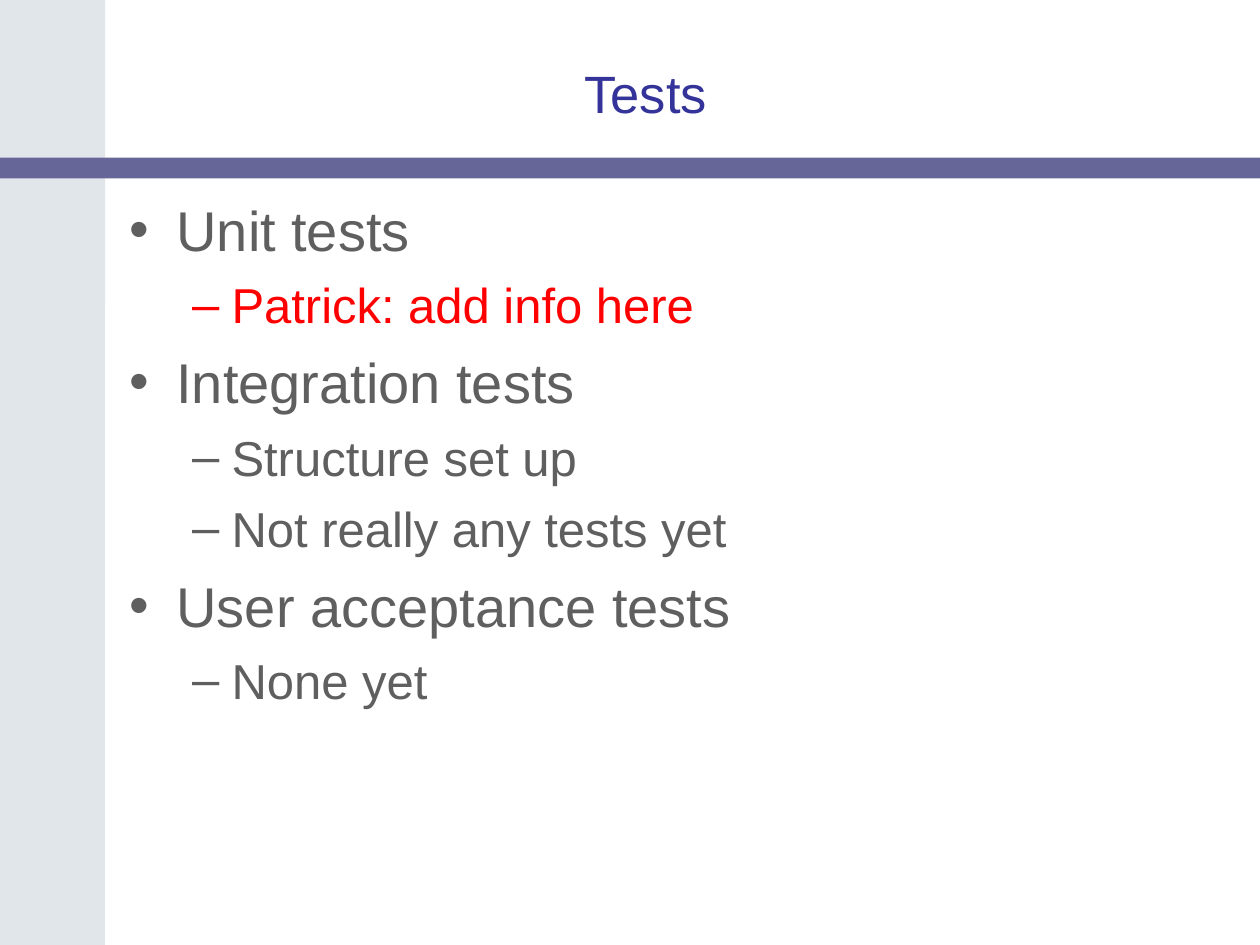
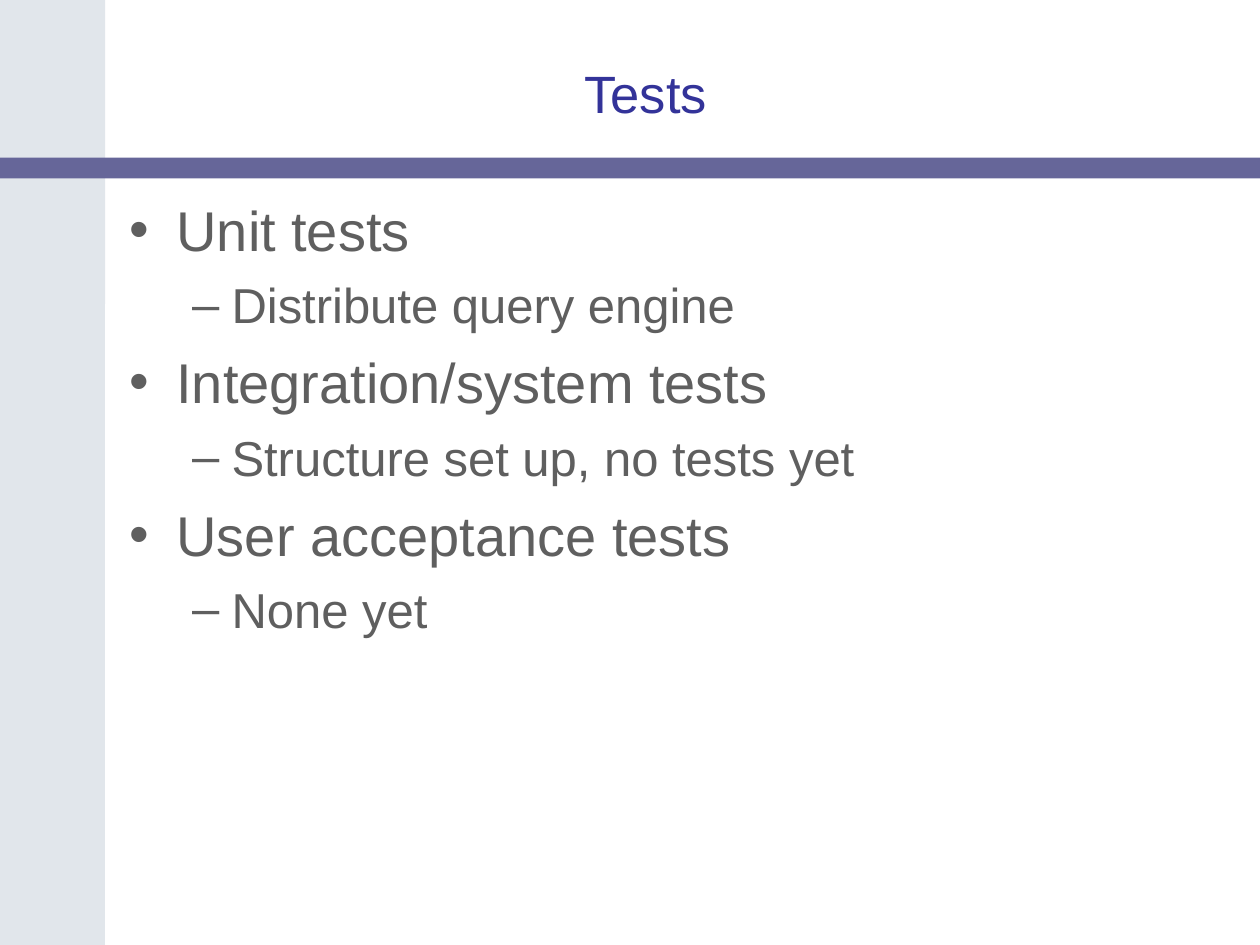
Before and after one commit to NCIP/catrip, a slide deck: slide 22 of catrip/documentation/presentations/catrip_alpha_demo_2006_08_11/catrip_alpha_demo_2006_08_11.ppt. Drawn at 1260x945 pixels with LibreOffice and Linux fonts; fonts in the diff are those of the drawing; background and template pictures are left out. Boxes give left, top, right and bottom in pixels: in the first picture for what was removed or moved away, otherwise in the second. Text is boxed around its words. In the diff, an @@ line names an element or a change of style, - is before the commit and + after.

```diff
--- a/catrip/documentation/presentations/catrip_alpha_demo_2006_08_11/catrip_alpha_demo_2006_08_11.ppt
+++ b/catrip/documentation/presentations/catrip_alpha_demo_2006_08_11/catrip_alpha_demo_2006_08_11.ppt
@@ text at [176,287,854,486]: text changed @@
-  – Patrick: add info here
-• Integration tests
-  – Structure set up
-  – Not really any tests yet
+  – Distribute query engine
+• Integration/system tests
+  – Structure set up, no tests yet
```
Also in this commit, not shown: 14 other slides changed.
